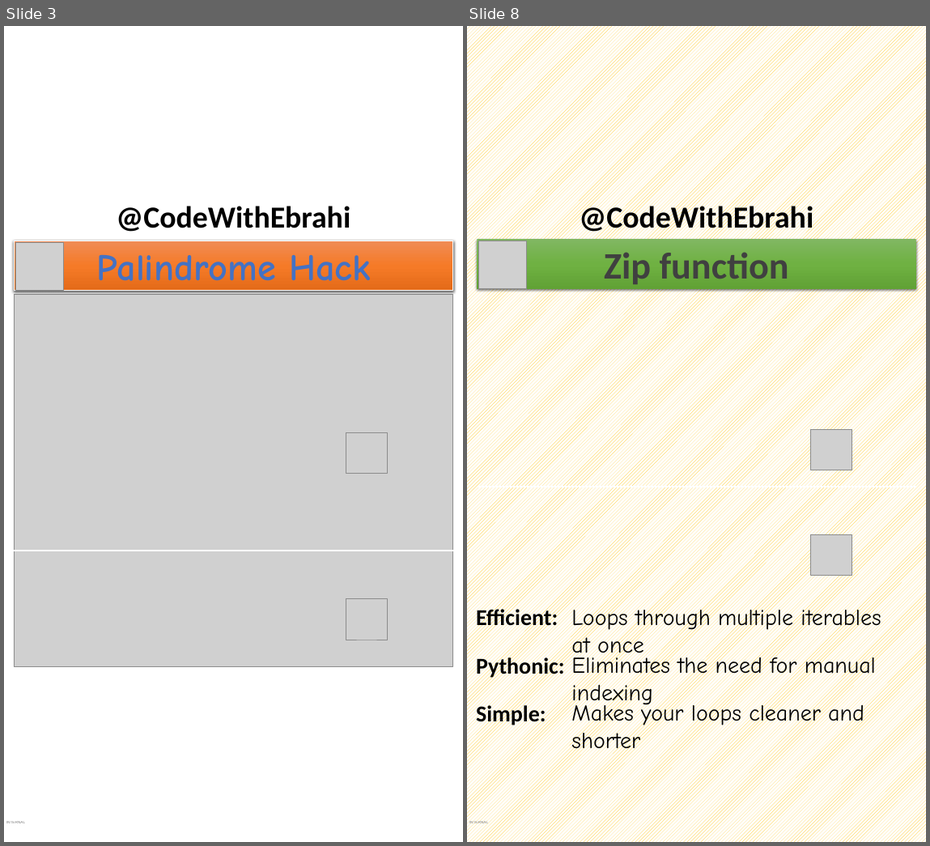
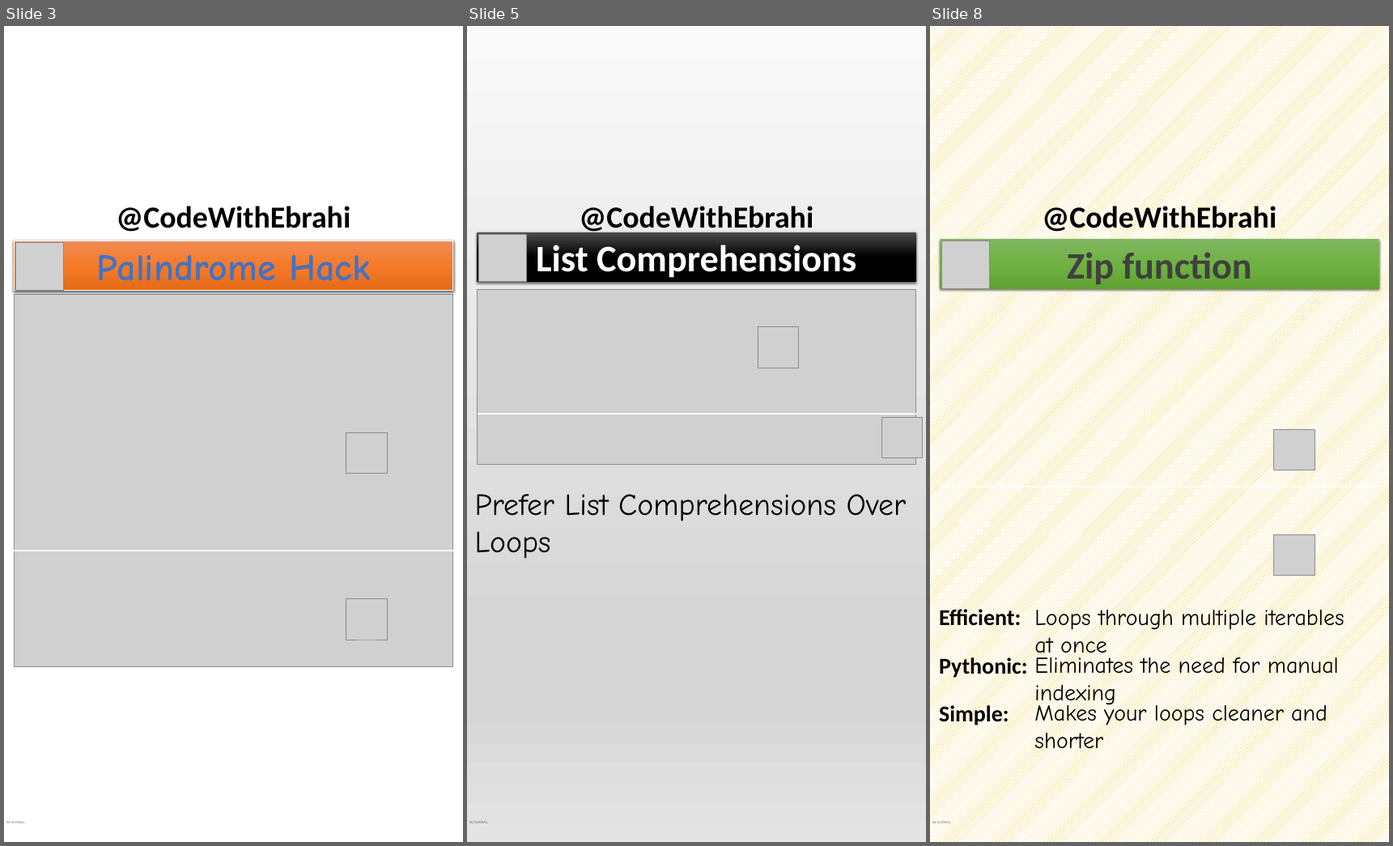
Before and after one commit to ebrahimsalehi1/python_codes, a slide deck: assets/images.pptx. Shown side by side, each under a label of ours: slides 3 and 8 before the commit, slides 3, 5 and 8 after it; the slides between them are not shown. The pictures are 930x846 and 1393x846 pixels, drawn with LibreOffice and Linux fonts; fonts in the diff are those of the drawing; grey boxes stand for pictures; background and template pictures are left out. Boxes give left, top, right and bottom in pixels: in the first picture for what was removed or moved away, otherwise in the second. Text is boxed around its words. In the diff, an @@ line names an element or a change of style, - is before the commit and + after.

```diff
--- a/assets/images.pptx
+++ b/assets/images.pptx
@@ slide 5 added at box(467, 26, 926, 842), background gradient #FAFAFA to #D7D7D7 to #E4E4E4; not listed: 2 template elements that a slide beside it also shows @@
@@ rectangle added at box(477, 233, 916, 282), fill gradient #4B4B4B to #000000, 66 pt, text #FFFFFF, bold @@
+List Comprehensions
@@ picture added at box(479, 234, 526, 282) @@
@@ picture added at box(477, 289, 916, 464) @@
@@ picture added at box(758, 327, 799, 368) @@
@@ line added from (478, 414) to (917, 414), #FFFFFF 3 pt @@
@@ picture added at box(882, 417, 922, 458) @@
@@ text added at box(475, 494, 906, 559), 54 pt, text #000000 @@
+Prefer List Comprehensions Over Loops
```
Also in this commit, not shown: 3 other slides added, 4 slides removed, 22 other files.
